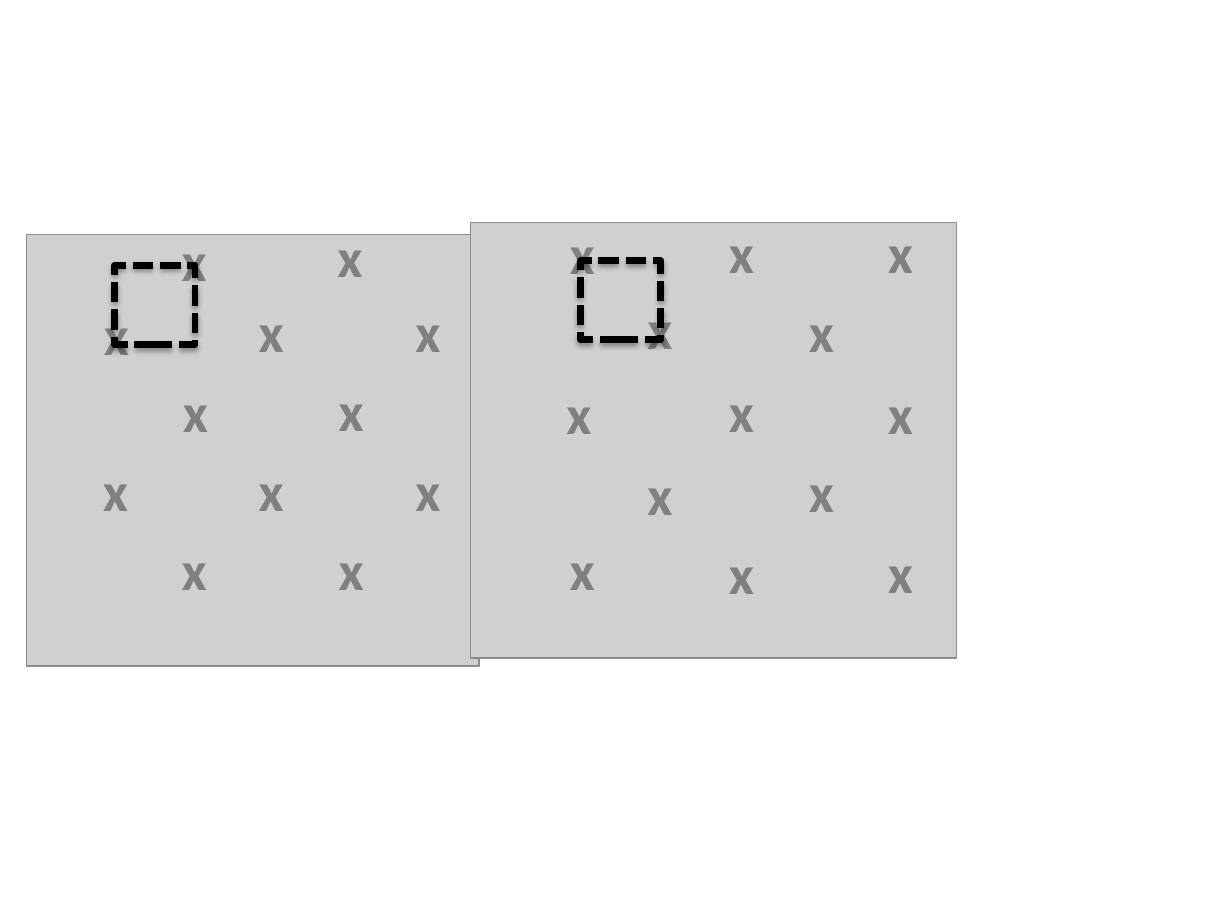
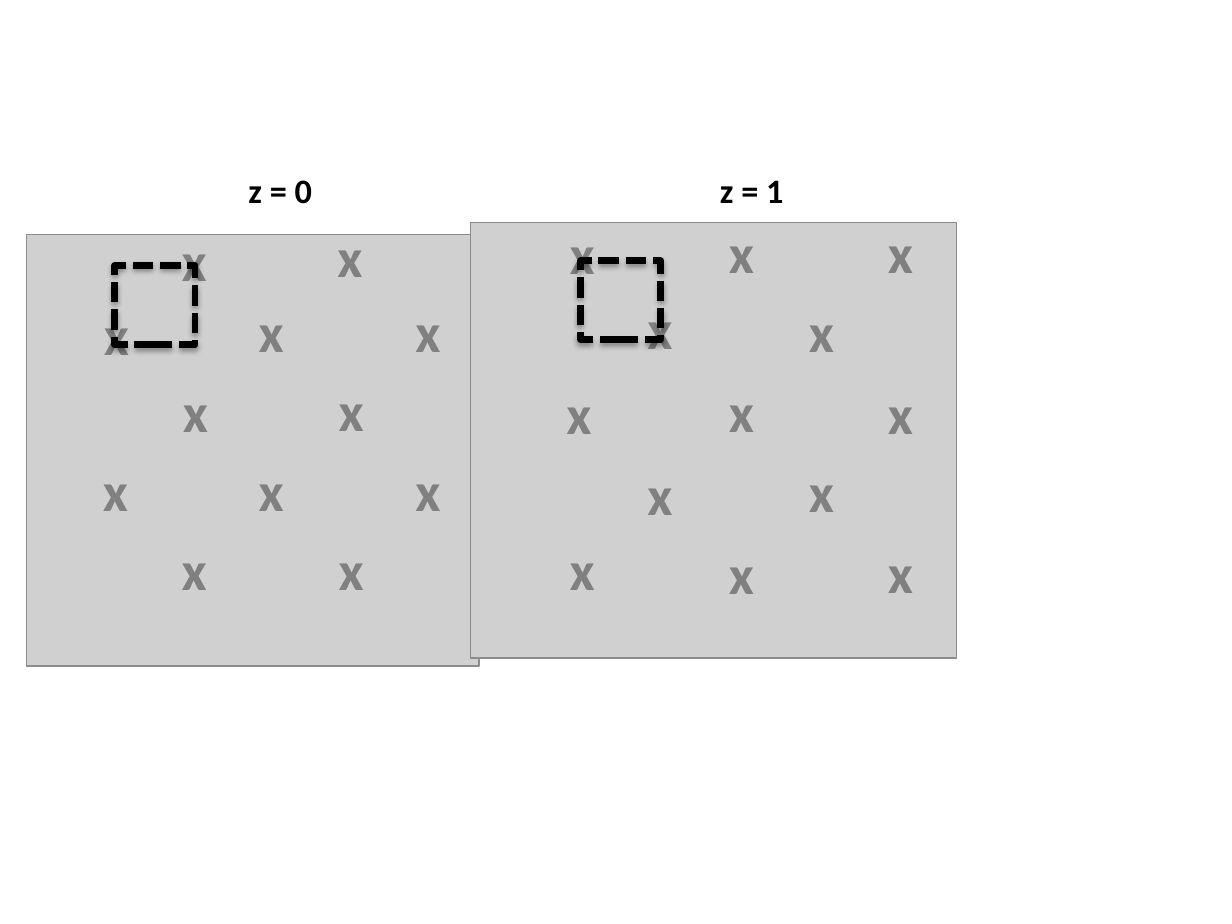
Before and after one commit to skw32/transfer_report, a slide deck: slide 10 of figures.pptx. Drawn at 1232x924 pixels with LibreOffice and Linux fonts; fonts in the diff are those of the drawing; grey boxes stand for pictures. Boxes give left, top, right and bottom in pixels: in the first picture for what was removed or moved away, otherwise in the second. Text is boxed around its words. In the diff, an @@ line names an element or a change of style, - is before the commit and + after.

```diff
--- a/figures.pptx
+++ b/figures.pptx
@@ text added at [248, 180, 312, 204], 20 pt, text #000000, bold @@
+z = 0
@@ text added at [720, 180, 783, 203], 20 pt, text #000000, bold @@
+z = 1
```
Also in this commit, not shown: 3 slides added, 16 other files.
